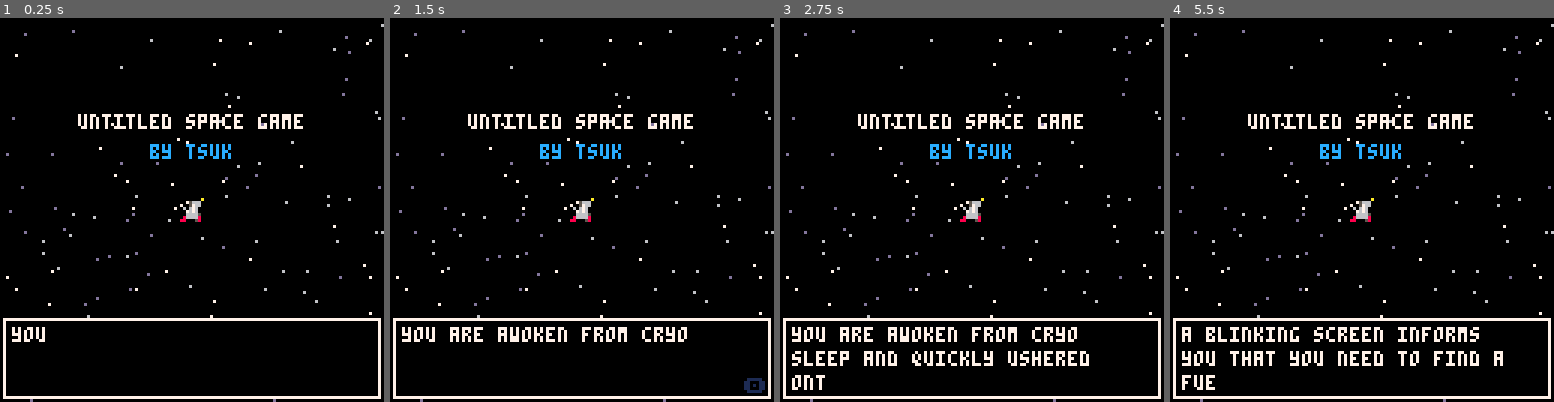
Above: before the commit, frames 1-4 (left to right).
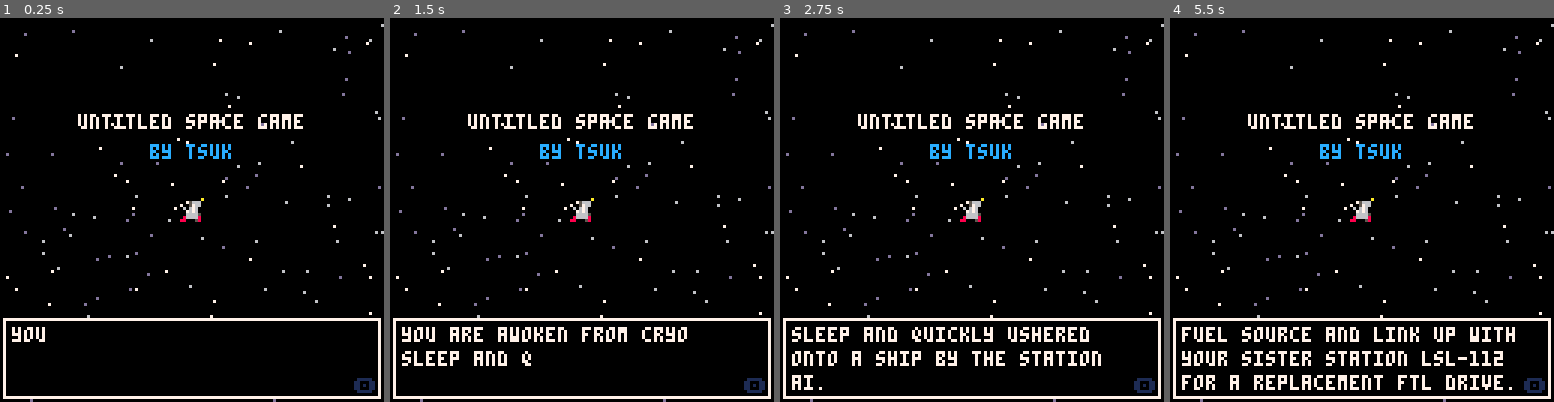
Above: after the commit, the same moments.

Repository: tsuk13/ld48
Game: PICO-8 cartridge ld48.p8
Two runs of this game, one before a commit and one after it. Both use one fixed random seed, a clock stepped at 60 frames per second and the inputs below.
Inputs:
- Up to frame 1 (0.25 s): no input
- Up to frame 2 (1.5 s): tap X (X key) at 0.33, 1.07 s; tap O (Z key) at 0.7 s
- Up to frame 3 (2.75 s): hold Right 1.6-2.1 s; tap O (Z key) at 1.7, 2.1, 2.5 s; tap X (X key) at 1.85 s; hold Up 2.15-2.42 s; hold Right from 2.47 s (still down)
- Up to frame 4 (5.5 s): tap O (Z key) every 0.4 s from 2.9 to 5.3 s; tap X (X key) at 2.97, 4.08, 5.2 s; release Right at 3.03 s; hold Left 3.08-3.58 s; hold Down 3.63-3.97 s; hold Right 4.02-4.68 s; hold Up 4.73-5.03 s; hold Left from 5.08 s (still down)

The runs differ from the first frame. In frame 1, 0.1% of the frame differs, in the area x 92-98%, y 93-98%; in frame 2, 0.5%; in frame 3, 2.4%; in frame 4, 3.7%, in the area x 4-98%, y 80-98%.

Commit message:
fix text pausing on each line for keypress

Diff:
--- a/dialogue.lua
+++ b/dialogue.lua
@@ -108,7 +108,7 @@
                     dtb_dislines[dislineslength]=curlines[dtb_curline]
                 end
             else
-                if btnp(4) then
+                if btnp(4) or dtb_curline%3 != 0 then
                     _dtb_nextline()
                 end
             end
@@ -126,9 +126,9 @@
         end
         rectfill(2,125-dislineslength*8,125,125,0)
         rect(1,124-dislineslength*8,126,126,7)
-        if dtb_curline>0 and #dtb_dislines[#dtb_dislines]==#dtb_queu[1][dtb_curline] then
+        --if dtb_curline>0 and #dtb_dislines[#dtb_dislines]==#dtb_queu[1][dtb_curline] then
             print("\x8E",118,120,1)
-        end
+        --end
         for i=1,dislineslength do
             print(dtb_dislines[i],4,i*8+119-(dislineslength+offset)*8,7)
         end
